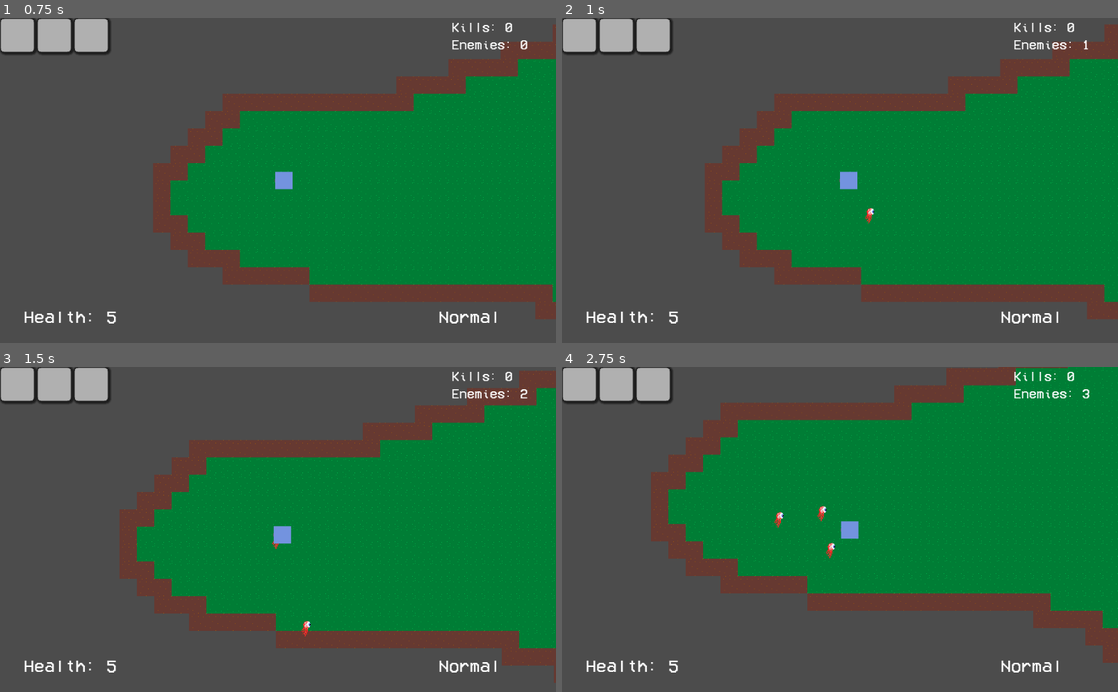
Above: before the commit, frames 1-4 (two rows, left to right).
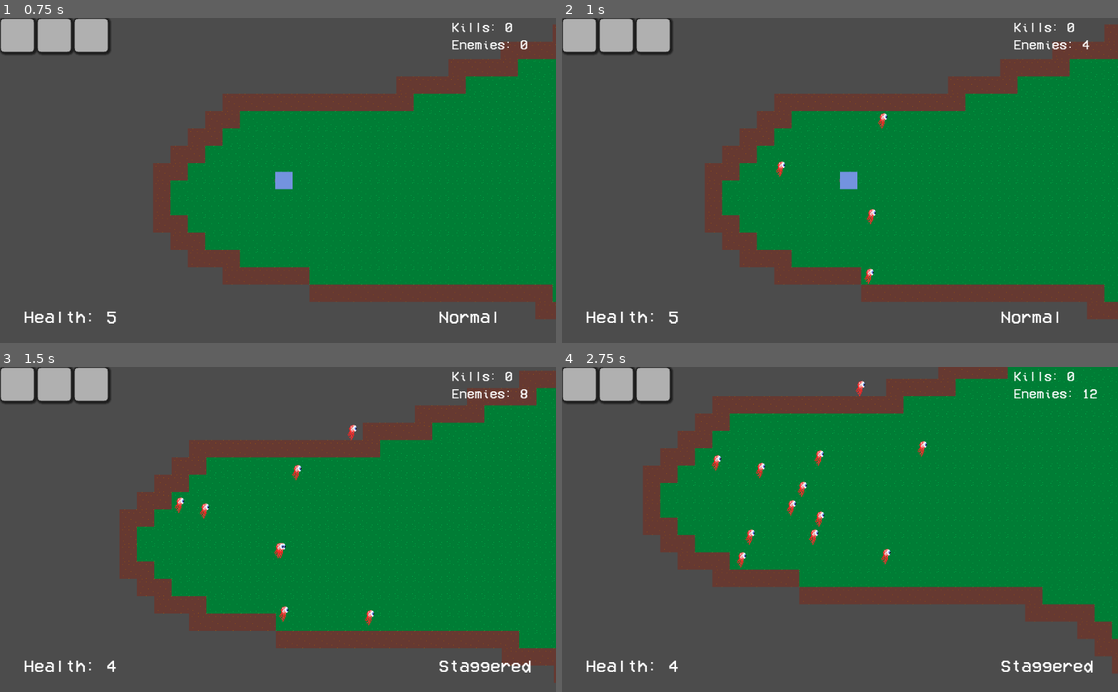
Above: after the commit, the same moments.

Repository: ESJ-Game-Dev-Club/waiver
Game: Godot game, scene res://main.tscn
Same seed, same stepped clock (60 frames per second), same inputs: the game is played once before the commit and once after it.
Inputs (mouse positions are in pixels of both pictures, inside the frame that each line leads up to):
- Up to frame 1 (0.75 s): tap Enter (ui_accept) at 0.5 s; move the mouse to (400, 164) at 0.52 s; press the mouse at (400, 164) at 0.53 s; hold D (move_right) from 0.53 s (still down)
- Up to frame 2 (1 s): keep holding D (move_right); tap Enter (ui_accept) at 0.77 s; right-click (962, 164) at 0.8 s
- Up to frame 3 (1.5 s): move the mouse to (166, 545) at 1.27 s; release D (move_right) at 1.28 s; release the mouse at (166, 545) at 1.28 s; hold S (move_down) from 1.28 s (still down); right-click (166, 545) at 1.35 s
- Up to frame 4 (2.75 s): tap Enter (ui_accept) at 1.52 s; click (728, 545) at 1.55 s; move the mouse to (895, 458) at 2.02 s; release S (move_down) at 2.03 s; press the mouse at (895, 458) at 2.03 s; hold D (move_right) from 2.03 s (still down); right-click (895, 458) at 2.3 s

Frame 1 is identical in both runs. In frame 2, 0.2% of the frame differs, in the area x 38-95%, y 6-82%; in frame 3, 0.9%; in frame 4, 9.6%, in the area x 14-100%, y 0-95%.

Commit message:
add collision

Diff:
--- a/enemy/agent.gd
+++ b/enemy/agent.gd
@@ -1,6 +1,9 @@
 class_name Agent
-extends Area2D
+extends KinematicBody2D
 
+
+var current_update := 1
+var update_mod := 5
 
 var velocity := Vector2.ZERO
 var acceleration := 30
@@ -11,11 +14,12 @@
 func _ready():
 	velocity = Vector2(0, 30).rotated(rand_range(0, 360))
 
-func _physics_process(delta):
-	var nearby: Array = get_closest(Global.hivemind.agents, view_distance) # filters out which neighbors are closest
-
+# find the change in velocity
+func _steering():
 	# steering += _behavior() * weighting + ...
 	var steering := Vector2.ZERO
+	# filters out which neighbors are closest
+	var nearby: Array = get_closest(Global.hivemind.agents, view_distance)
 
 	# boid model
 	steering += _cohesion(nearby, 200) * 0.003 + _alignment(nearby, 200) * 0.01 + _separation(nearby, 32) * 0.005
@@ -25,13 +29,19 @@
 		$NavigationAgent2D.set_target_location(Global.player.position)
 		steering += _seek($NavigationAgent2D.get_next_location()) * 0.1
 
-	# clamp the steering and velocity
-	steering = steering.clamped(acceleration)
-	velocity += steering
-	velocity = velocity.clamped(max_speed)
+	return steering.clamped(acceleration)
+
+func _physics_process(delta):
+	if current_update % update_mod == 0:
+		# apply steering and clamp the velocity
+		velocity += _steering()
+		velocity = velocity.clamped(max_speed)
+		current_update = 1
+	else:
+		current_update += 1
 
 	# move the agent
-	position += velocity * delta
+	velocity = move_and_slide(velocity)
 
 func _seek(target: Vector2):
 	var desired_velocity = (target - position).normalized() * max_speed
--- a/enemy/agent.tscn
+++ b/enemy/agent.tscn
@@ -6,7 +6,7 @@
 [sub_resource type="CircleShape2D" id=3]
 radius = 16.0
 
-[node name="Agent" type="Area2D"]
+[node name="Agent" type="KinematicBody2D"]
 collision_layer = 8
 script = ExtResource( 1 )
 
--- a/enemy/hivemind.gd
+++ b/enemy/hivemind.gd
@@ -10,7 +10,7 @@
 	add_child(agent_instance)
 
 func _physics_process(_delta):
-	if Input.is_action_just_pressed("fire_alt"):
+	if Input.is_action_pressed("fire_alt"):
 		var position = Vector2.ZERO
 		position.x = rand_range(-200, 200)
 		position.y = rand_range(-200, 200)
--- a/project.godot
+++ b/project.godot
@@ -9,7 +9,7 @@
 config_version=4
 
 _global_script_classes=[ {
-"base": "Area2D",
+"base": "KinematicBody2D",
 "class": "Agent",
 "language": "GDScript",
 "path": "res://enemy/agent.gd"
